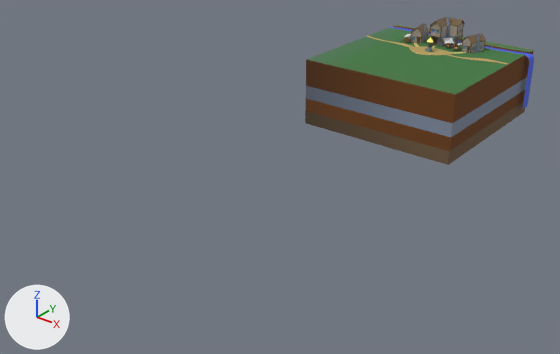
What one commit did to the FBX model Assets/Art/Models/Level_tuto.fbx.
Both versions are drawn from a 50 mm camera at (110.9, -200.8, 69.7) aimed at (-4.3, -56.8, -19.6). Arrows for +X, +Y and +Z are at lower left; the lights stay in place. Where no turn or scale is listed for an object, it has been applied to the vertices. Vertices at the same position are counted once.

Before the edit, the objects in view are built like this:
```python
me_cube_069 = bpy.data.meshes.new('Cube.069')
me_cube_069.from_pydata(...)  # 287 vertices, 261 faces; spans x -4.29..3.74, y -1.44..6.8, z -0.31..8.95
me_cube_069.materials.append(mat_atlas)  # picture img_atlas_basecolor_png
me_cube_070 = bpy.data.meshes.new('Cube.070')
me_cube_070.from_pydata(...)  # 186 vertices, 186 faces; spans x -4.74..2.88, y -3.66..3.66, z 0.03..5.63
me_cube_070.materials.append(mat_atlas)  # picture img_atlas_basecolor_png
me_cube_074 = bpy.data.meshes.new('Cube.074')
me_cube_074.from_pydata(...)  # 120 vertices, 98 faces; spans x -23.2..26.0, y -26.0..26.0, z -20.5..0.0
me_cube_074.materials.append(mat_atlas)  # picture img_atlas_basecolor_png
ob_cube_001 = bpy.data.objects.new('Cube.001', me_cube_074)
ob_cube_001.location = (0.0, 5.5, 0.0)
ob_house_1_012 = bpy.data.objects.new('House_1.012', me_cube_070)
ob_house_1_012.location = (11.5, 19.0, -0.1)
ob_house_4_004 = bpy.data.objects.new('House_4.004', me_cube_069)
ob_house_4_004.location = (1.9, 17.2, 0.0)
```
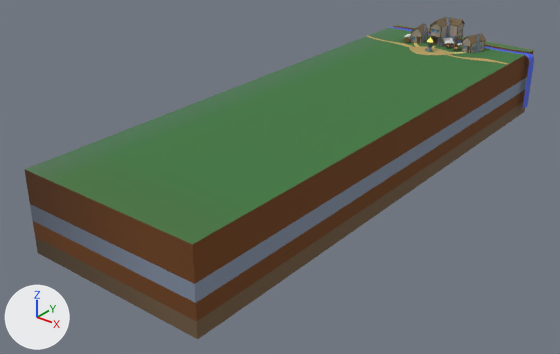
Commit message: Made tuto longer

What differs and where, as boxes (x1, y1, x2, y2) in the pictures (560 x 354 px; the box of a moved part takes in the faces that stretch with it):
'Cube.001', reshaped (122% wider, 123% taller)
    before: (305, 24, 534, 165)
    after: (24, 24, 534, 339)
part 1 of me_cube_074, moved or reshaped
    before: (305, 57, 457, 165)
    after: (24, 57, 457, 339)

Edits to the bpy script that builds the scene:
```text
Change me_cube_074:
    where me_cube_074.from_pydata(...)  # 120 vertices, 98 faces; spans x -23.2..26.0, y -26.0..26.0, z -20.5..0.0
    used by ob_cube_001; location = (0.0, 5.5, 0.0)
    me_cube_074 part 1: all 12 vertices in x -23.2..26.0, y -26.0, z -20.5..0.0 are moved by (0.0, -98.5, 0.0)
```
